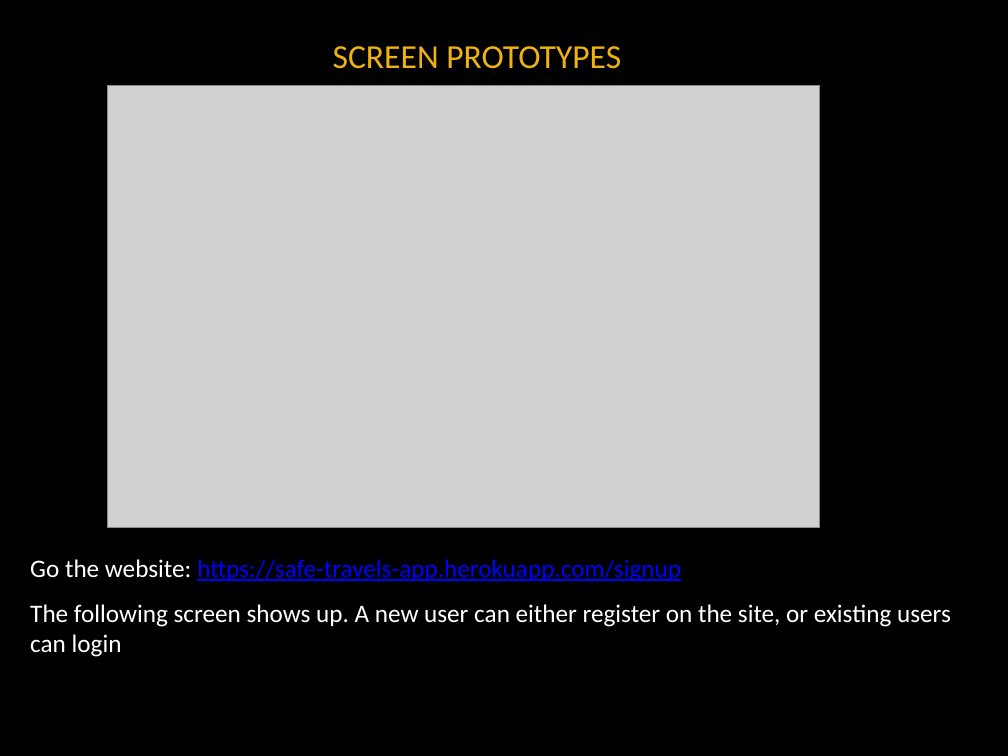
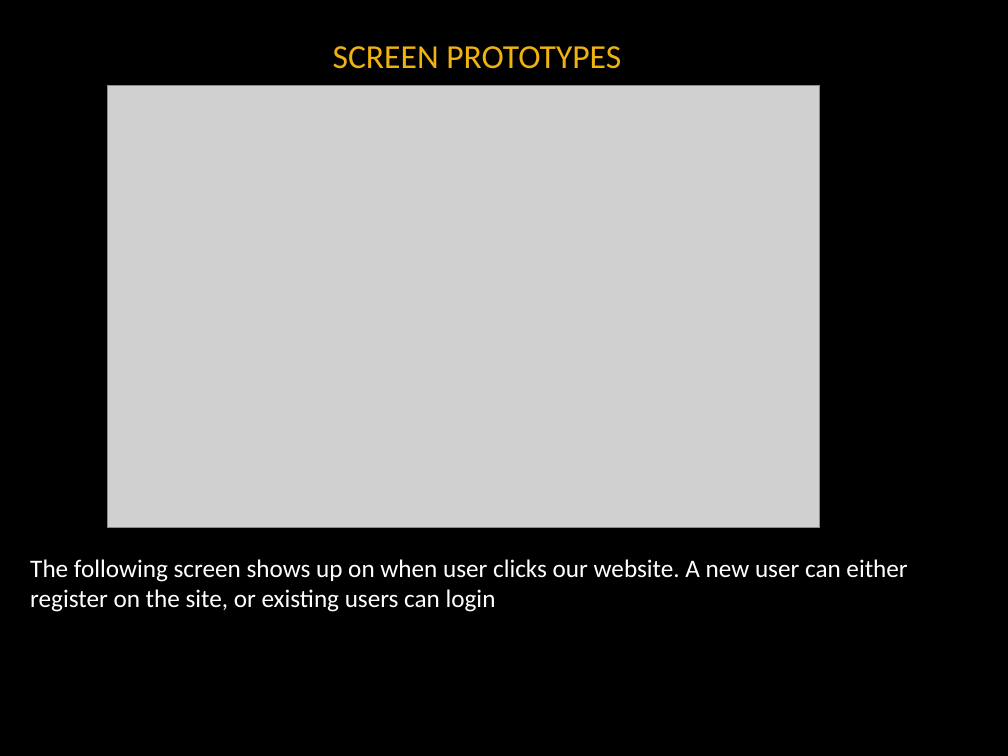
Before and after one commit to noanadler/RockStars, a slide deck: slide 6 of Deliverable3/Presentation/Rock_Stars_Presentation.pptx. Drawn at 1008x756 pixels with LibreOffice and Linux fonts; fonts in the diff are those of the drawing; grey boxes stand for pictures; background and template pictures are left out. Boxes give left, top, right and bottom in pixels: in the first picture for what was removed or moved away, otherwise in the second. Text is boxed around its words. In the diff, an @@ line names an element or a change of style, - is before the commit and + after.

```diff
--- a/Deliverable3/Presentation/Rock_Stars_Presentation.pptx
+++ b/Deliverable3/Presentation/Rock_Stars_Presentation.pptx
@@ text at (30, 559, 907, 612): text changed @@
-Go the website: https://safe-travels-app.herokuapp.com/signup
-The following screen shows up. A new user can either register on the site, or existing users can login
+The following screen shows up on when user clicks our website. A new user can either register on the site, or existing users can login
```
Also in this commit, not shown: 7 other slides changed, 1 slide added, 4 slides removed.
